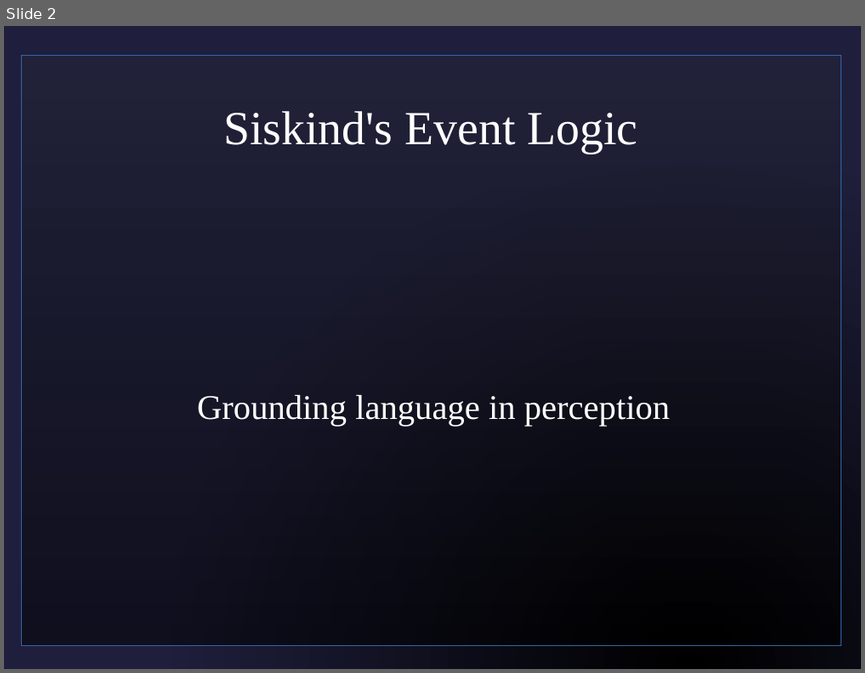
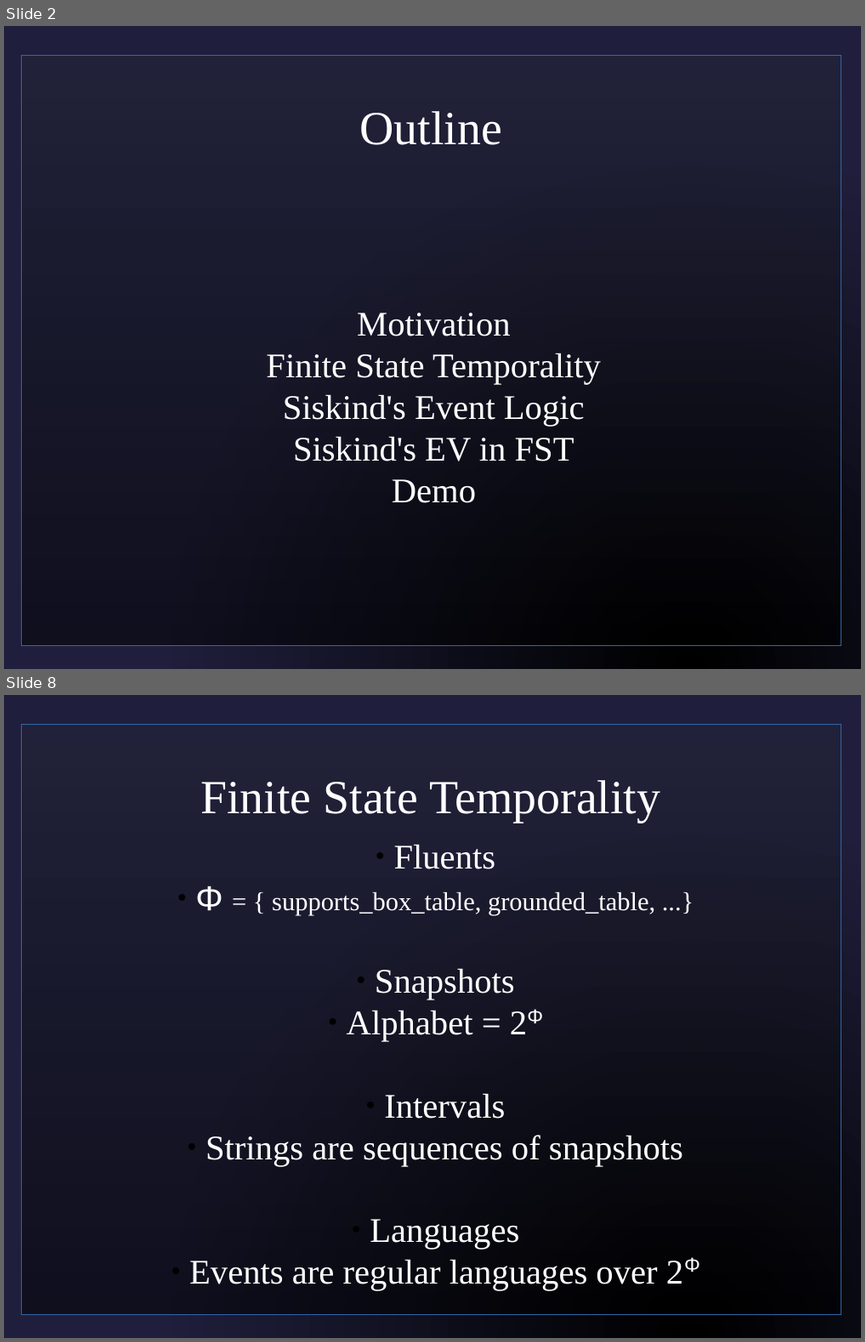
Before and after one commit to sjf/eventlogic, a slide deck: pres1.odp. Shown one above the other, each under a label of ours: slide 2 before the commit, slides 2 and 8 after it; the slides between them are not shown. The pictures are 865x673 and 865x1342 pixels, drawn with LibreOffice and Linux fonts; fonts in the diff are those of the drawing; background and template pictures are left out. Boxes give left, top, right and bottom in pixels: in the first picture for what was removed or moved away, otherwise in the second. Text is boxed around its words. In the diff, an @@ line names an element or a change of style, - is before the commit and + after.

```diff
--- a/pres1.odp
+++ b/pres1.odp
@@ slide 8 added at (x1=4, y1=695, x2=861, y2=1338), background picture (left out); not listed: 1 template element that a slide beside it also shows @@
@@ title added at (x1=200, y1=780, x2=660, y2=823), 44 pt, text #FFFFFF @@
+Finite State Temporality
@@ subtitle added at (x1=189, y1=844, x2=683, y2=1290), 32 pt, text #FFFFFF @@
+  ● Fluents
+  ● Φ = { supports_box_table, grounded_table, ...}
+  ● Snapshots
+  ● Alphabet = 2Φ
+  ● Intervals
+  ● Strings are sequences of snapshots
+  ● Languages
+  ● Events are regular languages over 2Φ
@@ slide 2 changed as well @@
@@ title at (x1=359, y1=111, x2=501, y2=145): text changed @@
-Siskind's Event Logic
+Outline
@@ subtitle at (x1=266, y1=312, x2=601, y2=503): text changed @@
-Grounding language in perception
+Motivation
+Finite State Temporality
+Siskind's Event Logic
+Siskind's EV in FST
+Demo
```
Also in this commit, not shown: 9 other slides changed, 12 other slides added, 2 slides removed, 2 other files.
